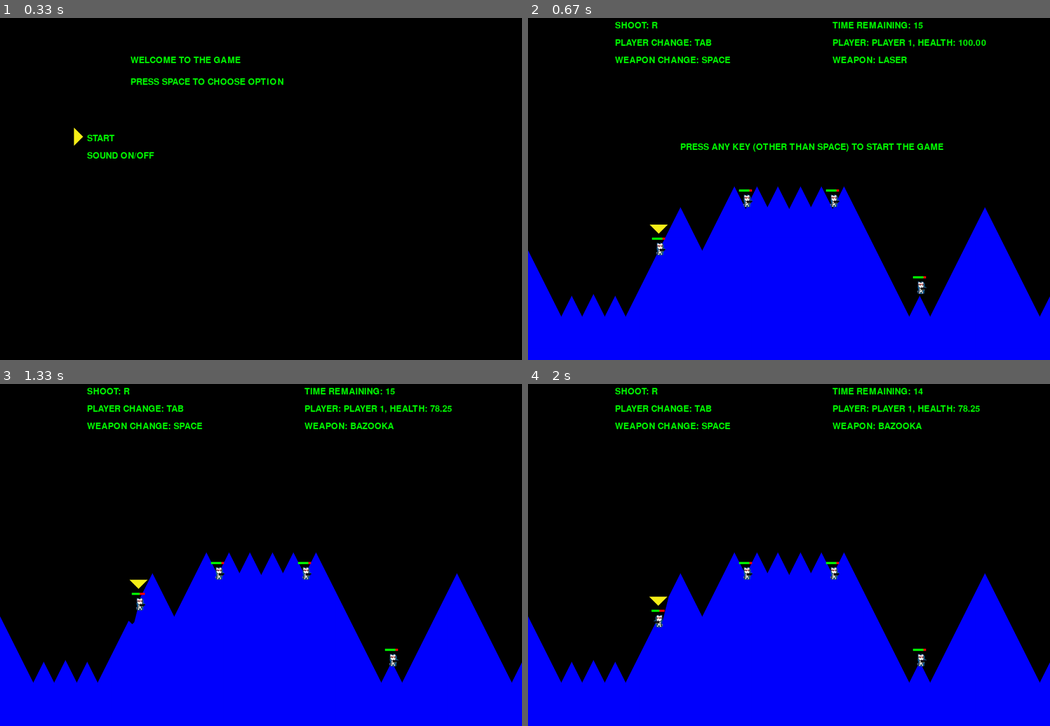
Above: before the commit, frames 1-4 (two rows, left to right).
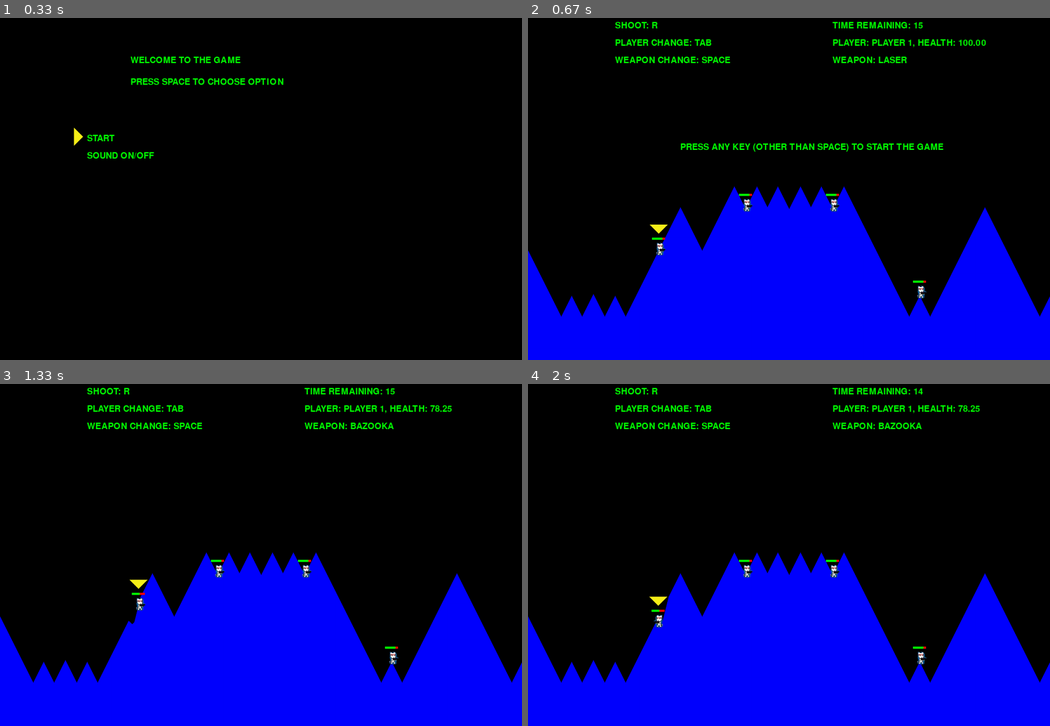
Above: after the commit, the same moments.

Repository: KatKopr/worms_in_pygame
Game: pygame game, started from main.py
Two runs of this game, one before a commit and one after it. Both use one fixed random seed, a clock stepped at 60 frames per second and the inputs below.
Inputs:
- Up to frame 1 (0.33 s): no input
- Up to frame 2 (0.67 s): tap Space at 0.33 s
- Up to frame 3 (1.33 s): tap R at 0.67 s; hold Right from 1 s (still down); tap Space at 1.07 s
- Up to frame 4 (2 s): tap Space at 1.37, 1.57, 1.87 s; release Right at 1.47 s; hold Left from 1.5 s (still down)

Frame 1 is identical in both runs. In frame 2, 0.3% of the frame differs, in the area x 40-77%, y 50-83%; in frame 3, 0.3%; in frame 4, 0.3%.

Commit message:
Add files via upload

Diff:
--- a/world.py
+++ b/world.py
@@ -12,7 +12,7 @@
         self.worms=[]
         self.gamers=gamers
         for i in range(len(gamers)):
-            self.worms += [Worm(300+i*200, self.terrain.get_level(300+i*200)+15, gamers[i],i)]
+            self.worms += [Worm(300+i*200, self.terrain.get_level(300+i*200)+5, gamers[i],i)]
         self.rockets = []
         self.window=window
         self.control = []
--- a/worm.py
+++ b/worm.py
@@ -75,7 +75,11 @@
             r.draw(window)
 
     def fall(self, terrain):
-        self.y=int(terrain.get_level(self.x))
+        a=0
+        if self.control.worm_no!=self.number:
+            print(self.number)
+            a=1
+        self.y=int(terrain.get_level(self.x))+5*a
 
     def dead(self):
         self.color=(255,255,255)
